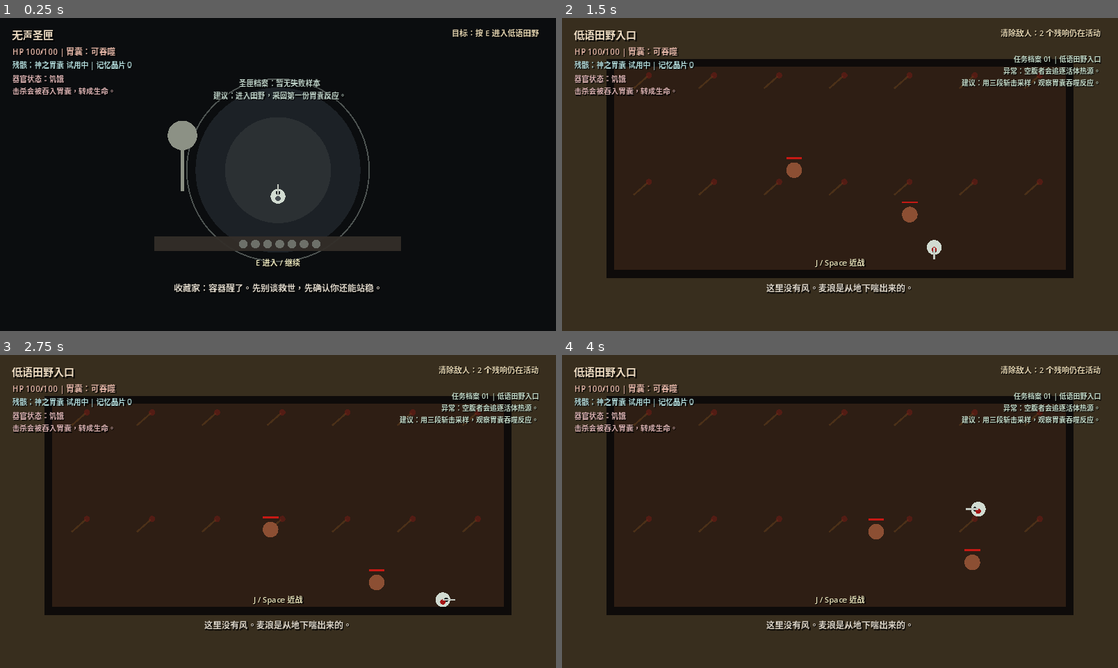
Above: before the commit, frames 1-4 (two rows, left to right).
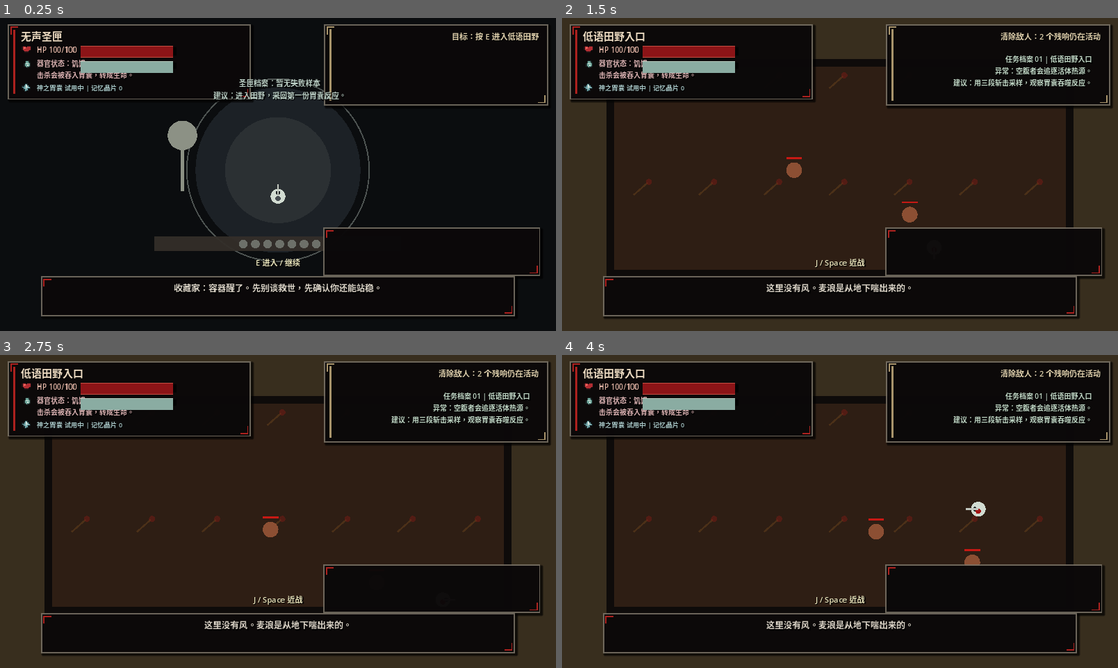
Above: after the commit, the same moments.

Repository: 1021333Liu/Apostles-of-God-Ash
Game: Godot game, scene res://scenes/main.tscn
Two runs of this game, one before a commit and one after it. Both use one fixed random seed, a clock stepped at 60 frames per second and the inputs below.
Inputs:
- Up to frame 1 (0.25 s): no input
- Up to frame 2 (1.5 s): tap Enter at 0.5 s; hold D (move_right) 0.53-1.28 s; hold J (attack) 0.53-1.28 s; tap Space at 0.77 s; hold S (move_down) from 1.28 s (still down); tap E (interact) at 1.35 s
- Up to frame 3 (2.75 s): tap Space at 1.52 s; release S (move_down) at 2.03 s; hold D (move_right) from 2.03 s (still down); tap Enter at 2.1 s
- Up to frame 4 (4 s): release D (move_right) at 2.78 s; hold W (move_up) 2.78-3.53 s; tap J (attack) at 2.85 s; tap Space at 3.02, 3.77 s; hold A (move_left) from 3.53 s (still down); hold E (interact) from 3.53 s (still down)

The runs differ from the first frame. In frame 1, 6.0% of the frame differs, in the area x 1-99%, y 2-96%; in frame 2, 36%; in frame 3, 36%; in frame 4, 36%.

Commit message:
Integrate level HUD playtest changes

Diff:
--- a/scripts/main.gd
+++ b/scripts/main.gd
@@ -15,6 +15,11 @@
 const PLAYER_RADIUS: float = 17.0
 const BASE_DAMAGE: int = 18
 const INTERACT_HINT: String = "E 进入 / 继续"
+const HP_ICON_PATH: String = "res://assets/sprites/ui/ui_hp_heart.svg"
+const STOMACH_OPEN_ICON_PATH: String = "res://assets/sprites/ui/ui_stomach_open.svg"
+const STOMACH_CLOSED_ICON_PATH: String = "res://assets/sprites/ui/ui_stomach_closed.svg"
+const STOMACH_OVERFLOW_ICON_PATH: String = "res://assets/sprites/ui/ui_stomach_overflow.svg"
+const MEMORY_SHARD_ICON_PATH: String = "res://assets/sprites/ui/ui_memory_shard.svg"
 
 var mode: RunMode = RunMode.SANCTUM
 var player_runtime: PlayerRuntimeScript = PlayerRuntimeScript.new()
@@ -46,8 +51,18 @@
 
 var room_label: Label
 var hp_label: Label
+var hp_bar: ProgressBar
+var hp_icon: TextureRect
+var hp_icon_texture: Texture2D
 var relic_label: Label
 var organ_label: Label
+var stomach_bar: ProgressBar
+var stomach_icon: TextureRect
+var stomach_open_texture: Texture2D
+var stomach_closed_texture: Texture2D
+var stomach_overflow_texture: Texture2D
+var memory_shard_icon: TextureRect
+var memory_shard_texture: Texture2D
 var objective_label: Label
 var dossier_label: Label
 var sample_label: Label
@@ -60,6 +75,7 @@
 func _ready() -> void:
 	_setup_input()
 	_build_rooms()
+	_load_ui_textures()
 	_build_ui()
 	player_runtime.configure(Vector2(640.0, 420.0), Vector2.RIGHT, PLAYER_MAX_HP)
 	_return_to_sanctum("收藏家：容器醒了。先别谈救世，先确认你还能站稳。")
@@ -119,6 +135,10 @@
 	_ensure_key_action("move_right", KEY_D, KEY_RIGHT)
 	_ensure_key_action("move_up", KEY_W, KEY_UP)
 	_ensure_key_action("move_down", KEY_S, KEY_DOWN)
+	_ensure_joy_axis_action("move_left", JOY_AXIS_LEFT_X, -1.0)
+	_ensure_joy_axis_action("move_right", JOY_AXIS_LEFT_X, 1.0)
+	_ensure_joy_axis_action("move_up", JOY_AXIS_LEFT_Y, -1.0)
+	_ensure_joy_axis_action("move_down", JOY_AXIS_LEFT_Y, 1.0)
 	_ensure_key_action("attack", KEY_J, KEY_SPACE)
 	_ensure_key_action("interact", KEY_E, KEY_ENTER)
 
@@ -135,6 +155,18 @@
 		var secondary_event := InputEventKey.new()
 		secondary_event.physical_keycode = secondary
 		InputMap.action_add_event(action_name, secondary_event)
+
+
+func _ensure_joy_axis_action(action_name: String, axis: JoyAxis, axis_value: float) -> void:
+	if not InputMap.has_action(action_name):
+		InputMap.add_action(action_name)
+	for event: InputEvent in InputMap.action_get_events(action_name):
+		if event is InputEventJoypadMotion and event.axis == axis and is_equal_approx(event.axis_value, axis_value):
+			return
+	var joy_event := InputEventJoypadMotion.new()
+	joy_event.axis = axis
+	joy_event.axis_value = axis_value
+	InputMap.action_add_event(action_name, joy_event)
 
 
 func _build_rooms() -> void:
@@ -231,17 +263,35 @@
 	root.mouse_filter = Control.MOUSE_FILTER_IGNORE
 	canvas.add_child(root)
 
-	room_label = _make_label(root, "RoomLabel", Vector2(28.0, 20.0), Vector2(520.0, 38.0), 24, Color(0.93, 0.86, 0.76))
-	hp_label = _make_label(root, "HPLabel", Vector2(28.0, 62.0), Vector2(430.0, 30.0), 19, Color(0.90, 0.72, 0.66))
-	relic_label = _make_label(root, "RelicLabel", Vector2(28.0, 94.0), Vector2(520.0, 30.0), 17, Color(0.70, 0.86, 0.86))
-	organ_label = _make_label(root, "OrganLabel", Vector2(28.0, 126.0), Vector2(520.0, 50.0), 17, Color(0.86, 0.70, 0.70))
+	_make_panel(root, Vector2(18.0, 14.0), Vector2(560.0, 174.0))
+	_make_panel(root, Vector2(746.0, 14.0), Vector2(516.0, 188.0))
+	_make_panel(root, Vector2(744.0, 482.0), Vector2(500.0, 112.0))
+	_make_panel(root, Vector2(94.0, 594.0), Vector2(1092.0, 92.0))
+	_make_panel_marks(root, Vector2(18.0, 14.0), Vector2(560.0, 174.0), Color(0.68, 0.13, 0.12))
+	_make_panel_marks(root, Vector2(746.0, 14.0), Vector2(516.0, 188.0), Color(0.66, 0.58, 0.42))
+	_make_panel_marks(root, Vector2(744.0, 482.0), Vector2(500.0, 112.0), Color(0.68, 0.13, 0.12))
+	_make_panel_marks(root, Vector2(94.0, 594.0), Vector2(1092.0, 92.0), Color(0.68, 0.13, 0.12))
+	_make_accent(root, Vector2(30.0, 28.0), Vector2(5.0, 146.0), Color(0.68, 0.13, 0.12))
+	_make_accent(root, Vector2(758.0, 26.0), Vector2(5.0, 164.0), Color(0.66, 0.58, 0.42))
+	_make_accent(root, Vector2(185.0, 68.0), Vector2(222.0, 18.0), Color(0.01, 0.008, 0.01, 0.88))
+	_make_accent(root, Vector2(185.0, 103.0), Vector2(222.0, 14.0), Color(0.01, 0.008, 0.01, 0.88))
+
+	room_label = _make_label(root, "RoomLabel", Vector2(48.0, 22.0), Vector2(500.0, 34.0), 24, Color(0.93, 0.86, 0.76))
+	hp_icon = _make_icon(root, hp_icon_texture, Vector2(48.0, 58.0), Vector2(26.0, 26.0))
+	hp_label = _make_label(root, "HPLabel", Vector2(84.0, 61.0), Vector2(96.0, 24.0), 17, Color(0.90, 0.72, 0.66))
+	hp_bar = _make_hp_bar(root, Vector2(185.0, 64.0), Vector2(214.0, 18.0))
+	stomach_icon = _make_icon(root, stomach_open_texture, Vector2(51.0, 95.0), Vector2(22.0, 22.0))
+	organ_label = _make_label(root, "OrganLabel", Vector2(84.0, 92.0), Vector2(438.0, 54.0), 16, Color(0.86, 0.70, 0.70))
 	organ_label.autowrap_mode = TextServer.AUTOWRAP_WORD_SMART
-	objective_label = _make_label(root, "ObjectiveLabel", Vector2(760.0, 20.0), Vector2(480.0, 54.0), 18, Color(0.88, 0.82, 0.68))
+	stomach_bar = _make_stomach_bar(root, Vector2(185.0, 100.0), Vector2(214.0, 14.0))
+	memory_shard_icon = _make_icon(root, memory_shard_texture, Vector2(48.0, 148.0), Vector2(24.0, 24.0))
+	relic_label = _make_label(root, "RelicLabel", Vector2(84.0, 148.0), Vector2(454.0, 24.0), 15, Color(0.66, 0.78, 0.78))
+	objective_label = _make_label(root, "ObjectiveLabel", Vector2(778.0, 28.0), Vector2(462.0, 44.0), 18, Color(0.88, 0.82, 0.68))
 	objective_label.horizontal_alignment = HORIZONTAL_ALIGNMENT_RIGHT
-	dossier_label = _make_label(root, "DossierLabel", Vector2(760.0, 82.0), Vector2(480.0, 104.0), 16, Color(0.76, 0.85, 0.78))
+	dossier_label = _make_label(root, "DossierLabel", Vector2(778.0, 82.0), Vector2(442.0, 104.0), 16, Color(0.76, 0.85, 0.78))
 	dossier_label.autowrap_mode = TextServer.AUTOWRAP_WORD_SMART
 	dossier_label.horizontal_alignment = HORIZONTAL_ALIGNMENT_RIGHT
-	sample_label = _make_label(root, "SampleLabel", Vector2(760.0, 492.0), Vector2(460.0, 88.0), 16, Color(0.90, 0.78, 0.68))
+	sample_label = _make_label(root, "SampleLabel", Vector2(766.0, 492.0), Vector2(456.0, 88.0), 16, Color(0.90, 0.78, 0.68))
 	sample_label.autowrap_mode = TextServer.AUTOWRAP_WORD_SMART
 	sample_label.horizontal_alignment = HORIZONTAL_ALIGNMENT_RIGHT
 	archive_label = _make_label(root, "ArchiveLabel", Vector2(384.0, 136.0), Vector2(520.0, 90.0), 17, Color(0.74, 0.82, 0.78))
@@ -273,6 +323,127 @@
 	return label
 
 
+func _load_ui_textures() -> void:
+	hp_icon_texture = _load_svg_texture(HP_ICON_PATH, Color(0.72, 0.12, 0.14, 1.0))
+	stomach_open_texture = _load_svg_texture(STOMACH_OPEN_ICON_PATH, Color(0.45, 0.68, 0.62, 1.0))
+	stomach_closed_texture = _load_svg_texture(STOMACH_CLOSED_ICON_PATH, Color(0.70, 0.18, 0.14, 1.0))
+	stomach_overflow_texture = _load_svg_texture(STOMACH_OVERFLOW_ICON_PATH, Color(0.95, 0.28, 0.20, 1.0))
+	memory_shard_texture = _load_svg_texture(MEMORY_SHARD_ICON_PATH, Color(0.58, 0.82, 0.90, 1.0))
+
+
+func _load_svg_texture(path: String, fallback_color: Color) -> Texture2D:
+	var image := Image.new()
+	var error := image.load(path)
+	if error == OK:
+		return ImageTexture.create_from_image(image)
+	return _make_fallback_texture(fallback_color)
+
+
+func _make_fallback_texture(color: Color) -> Texture2D:
+	var image := Image.create(24, 24, false, Image.FORMAT_RGBA8)
+	image.fill(Color(0.05, 0.04, 0.04, 1.0))
+	image.fill_rect(Rect2i(Vector2i(4, 4), Vector2i(16, 16)), color)
+	image.fill_rect(Rect2i(Vector2i(7, 7), Vector2i(5, 5)), color.lightened(0.25))
+	return ImageTexture.create_from_image(image)
+
+
+func _make_panel(parent: Node, pos: Vector2, size: Vector2) -> Panel:
+	var panel := Panel.new()
+	panel.position = pos
+	panel.size = size
+	panel.mouse_filter = Control.MOUSE_FILTER_IGNORE
+	var style := StyleBoxFlat.new()
+	style.bg_color = Color(0.045, 0.035, 0.038, 0.92)
+	style.border_color = Color(0.50, 0.47, 0.42, 0.82)
+	style.set_border_width_all(3)
+	style.shadow_color = Color(0.0, 0.0, 0.0, 0.72)
+	style.shadow_size = 4
+	style.shadow_offset = Vector2(4.0, 4.0)
+	style.anti_aliasing = false
+	panel.add_theme_stylebox_override("panel", style)
+	parent.add_child(panel)
+	return panel
+
+
+func _make_panel_marks(parent: Node, pos: Vector2, size: Vector2, color: Color) -> void:
+	var inset := 6.0
+	var short_edge := 18.0
+	var thick := 3.0
+	_make_accent(parent, pos + Vector2(inset, inset), Vector2(short_edge, thick), color)
+	_make_accent(parent, pos + Vector2(inset, inset), Vector2(thick, short_edge), color)
+	_make_accent(parent, pos + Vector2(size.x - inset - short_edge, size.y - inset - thick), Vector2(short_edge, thick), color)
+	_make_accent(parent, pos + Vector2(size.x - inset - thick, size.y - inset - short_edge), Vector2(thick, short_edge), color)
+
+
+func _make_accent(parent: Node, pos: Vector2, size: Vector2, color: Color) -> ColorRect:
+	var accent := ColorRect.new()
+	accent.position = pos
+	accent.size = size
+	accent.color = color
+	accent.mouse_filter = Control.MOUSE_FILTER_IGNORE
+	parent.add_child(accent)
+	return accent
+
+
+func _make_icon(parent: Node, texture: Texture2D, pos: Vector2, size: Vector2) -> TextureRect:
+	var icon := TextureRect.new()
+	icon.texture = texture
+	icon.position = pos
+	icon.size = size
+	icon.expand_mode = TextureRect.EXPAND_IGNORE_SIZE
+	icon.stretch_mode = TextureRect.STRETCH_KEEP_ASPECT_CENTERED
+	icon.texture_filter = CanvasItem.TEXTURE_FILTER_NEAREST
+	icon.mouse_filter = Control.MOUSE_FILTER_IGNORE
+	parent.add_child(icon)
+	return icon
+
+
+func _make_hp_bar(parent: Node, pos: Vector2, size: Vector2) -> ProgressBar:
+	var bar := ProgressBar.new()
+	bar.position = pos
+	bar.size = size
+	bar.max_value = PLAYER_MAX_HP
+	bar.show_percentage = false
+	bar.mouse_filter = Control.MOUSE_FILTER_IGNORE
+	var background := StyleBoxFlat.new()
+	background.bg_color = Color(0.10, 0.055, 0.06, 0.94)
+	background.border_color = Color(0.58, 0.55, 0.48, 0.88)
+	background.set_border_width_all(2)
+	background.anti_aliasing = false
+	var fill := StyleBoxFlat.new()
+	fill.bg_color = Color(0.56, 0.08, 0.09, 0.98)
+	fill.border_color = Color(0.88, 0.24, 0.20, 0.72)
+	fill.set_border_width_all(1)
+	fill.anti_aliasing = false
+	bar.add_theme_stylebox_override("background", background)
+	bar.add_theme_stylebox_override("fill", fill)
+	parent.add_child(bar)
+	return bar
+
+
+func _make_stomach_bar(parent: Node, pos: Vector2, size: Vector2) -> ProgressBar:
+	var bar := ProgressBar.new()
+	bar.position = pos
+	bar.size = size
+	bar.max_value = 2.2
+	bar.show_percentage = false
+	bar.mouse_filter = Control.MOUSE_FILTER_IGNORE
+	var background := StyleBoxFlat.new()
+	background.bg_color = Color(0.10, 0.055, 0.06, 0.94)
+	background.border_color = Color(0.48, 0.52, 0.48, 0.80)
+	background.set_border_width_all(1)
+	background.anti_aliasing = false
+	var fill := StyleBoxFlat.new()
+	fill.bg_color = Color(0.56, 0.70, 0.66, 0.96)
+	fill.border_color = Color(0.80, 0.90, 0.84, 0.72)
+	fill.set_border_width_all(1)
+	fill.anti_aliasing = false
+	bar.add_theme_stylebox_override("background", background)
+	bar.add_theme_stylebox_override("fill", fill)
+	parent.add_child(bar)
+	return bar
+
+
 func _update_timers(delta: float) -> void:
 	attack_runtime.update(delta)
 	god_stomach.update(delta)
@@ -429,7 +600,7 @@
 	match String(event["type"]):
 		"farmer_seed":
 			var seed_pos: Vector2 = event["pos"]
-			hazards.append(_hazard_data(seed_pos, 28.0, 2.8, 6, Color(0.62, 0.08, 0.07, 0.55), 0.65))
+			hazards.append(_hazard_data(seed_pos, 34.0, 2.2, 8, Color(0.62, 0.08, 0.07, 0.55), 0.85))
 			_emit_text_effect(seed_pos, "牙齿作物", Color(0.88, 0.44, 0.34))
 		"scarecrow_wave":
 			for center: Vector2 in event["centers"]:
@@ -527,6 +698,9 @@
 	if mode != RunMode.FIELD:
 		return
 	if enemies.is_empty():
+		if not room_cleared and not hazards.is_empty():
+			hazards.clear()
+			_emit_text_effect(player_runtime.position + Vector2(0.0, -48.0), "危险消退", Color(0.82, 0.76, 0.58))
 		room_cleared = true
 		if room_index < rooms.size() - 1:
 			if interact_buffered:
@@ -608,9 +782,15 @@
 			dossier_label.text = ""
 			archive_label.text = "残骸归档：神之胃囊\n状态：可转入圣匣收藏\n提示：按 E 回收样本"
 
-	hp_label.text = "HP %d/%d | 胃囊：%s%s" % [player_runtime.hp, PLAYER_MAX_HP, god_stomach.status_text(), god_stomach.buff_text()]
-	relic_label.text = "残骸：神之胃囊" + (" 已归档" if god_stomach.has_relic else " 试用中") + " | 记忆晶片 " + str(god_stomach.memory_shards)
+	hp_label.text = "HP %d/%d" % [player_runtime.hp, PLAYER_MAX_HP]
+	hp_bar.value = player_runtime.hp
+	relic_label.text = "神之胃囊" + (" 已归档" if god_stomach.has_relic else " 试用中") + god_stomach.buff_text() + " | 记忆晶片 " + str(god_stomach.memory_shards)
 	organ_label.text = _organ_state_text()
+	stomach_bar.value = god_stomach.hunger_lock if god_stomach.hunger_lock > 0.0 else 2.2
+	var stomach_fill := stomach_bar.get_theme_stylebox("fill") as StyleBoxFlat
+	if stomach_fill:
+		stomach_fill.bg_color = Color(0.68, 0.16, 0.14, 0.96) if god_stomach.hunger_lock > 0.0 else Color(0.56, 0.70, 0.66, 0.96)
+	stomach_icon.texture = stomach_closed_texture if god_stomach.hunger_lock > 0.0 else (stomach_overflow_texture if god_stomach.overflow_power > 0.0 else stomach_open_texture)
 	sample_label.text = sample_record_text if sample_record_timer > 0.0 else ""
 	boss_rite_label.text = "胃囊暴露\n弱点窗口：样本伤害 +16" if boss_rite_timer > 0.0 and mode == RunMode.FIELD else ""
 
@@ -679,11 +859,14 @@
 	draw_rect(ARENA, Color(0.18, 0.12, 0.08))
 	_draw_field_marks()
 	for hazard: Dictionary in hazards:
+		var arm_time := float(hazard.get("arm_time", 0.0))
 		var hazard_color: Color = hazard["color"]
-		if float(hazard.get("arm_time", 0.0)) > 0.0:
-			hazard_color.a *= 0.35
+		if arm_time > 0.0:
+			hazard_color = Color(0.72, 0.12, 0.08, 0.16)
 		draw_circle(hazard["pos"] as Vector2, float(hazard["radius"]), hazard_color)
-		draw_arc(hazard["pos"] as Vector2, float(hazard["radius"]) + 3.0, 0.0, TAU, 32, Color(0.95, 0.30, 0.18, 0.45), 2.0)
+		var outline_color := Color(1.0, 0.58, 0.30, 0.88) if arm_time > 0.0 else Color(0.95, 0.30, 0.18, 0.45)
+		var outline_width := 4.0 if arm_time > 0.0 else 2.0
+		draw_arc(hazard["pos"] as Vector2, float(hazard["radius"]) + 3.0, 0.0, TAU, 32, outline_color, outline_width)
 	for enemy: Dictionary in enemies:
 		_draw_enemy(enemy)
 	for slash: Dictionary in slashes:
Not shown, changed: CHANGELOG.md
Not shown, changed: Communication.md
